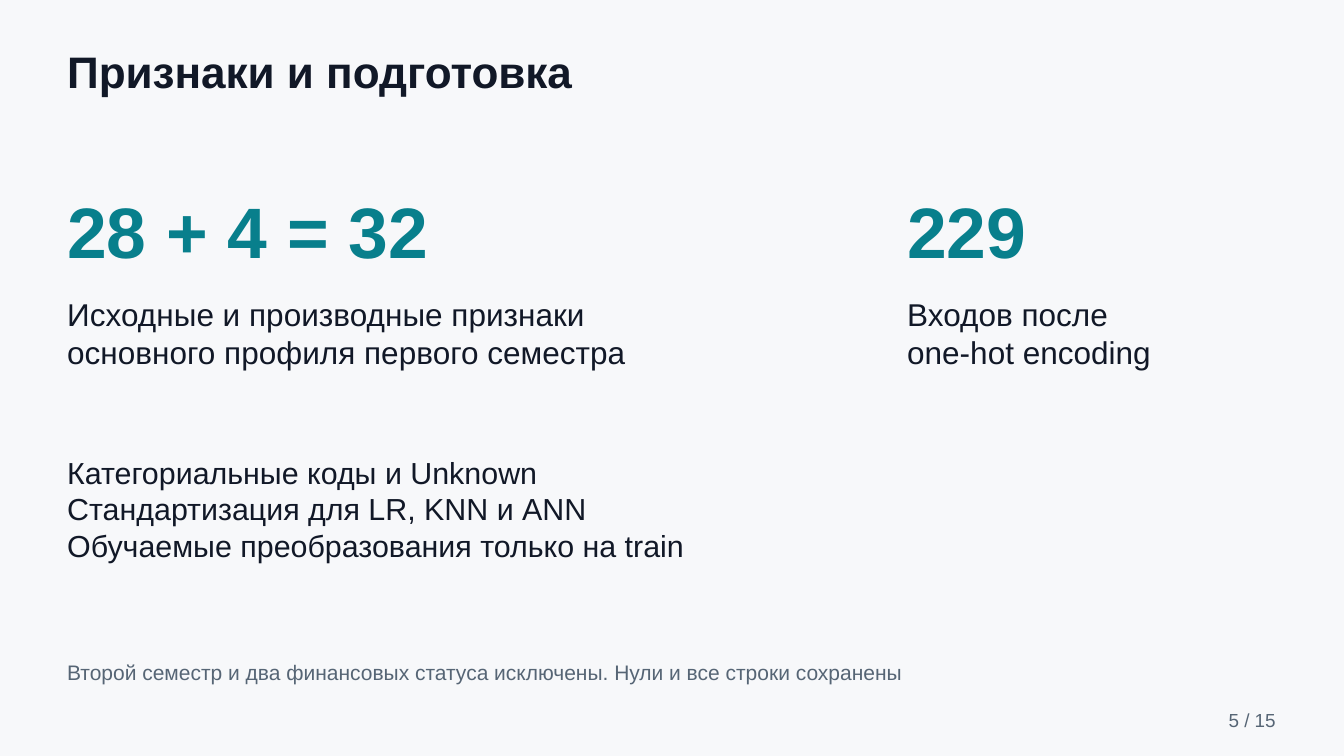
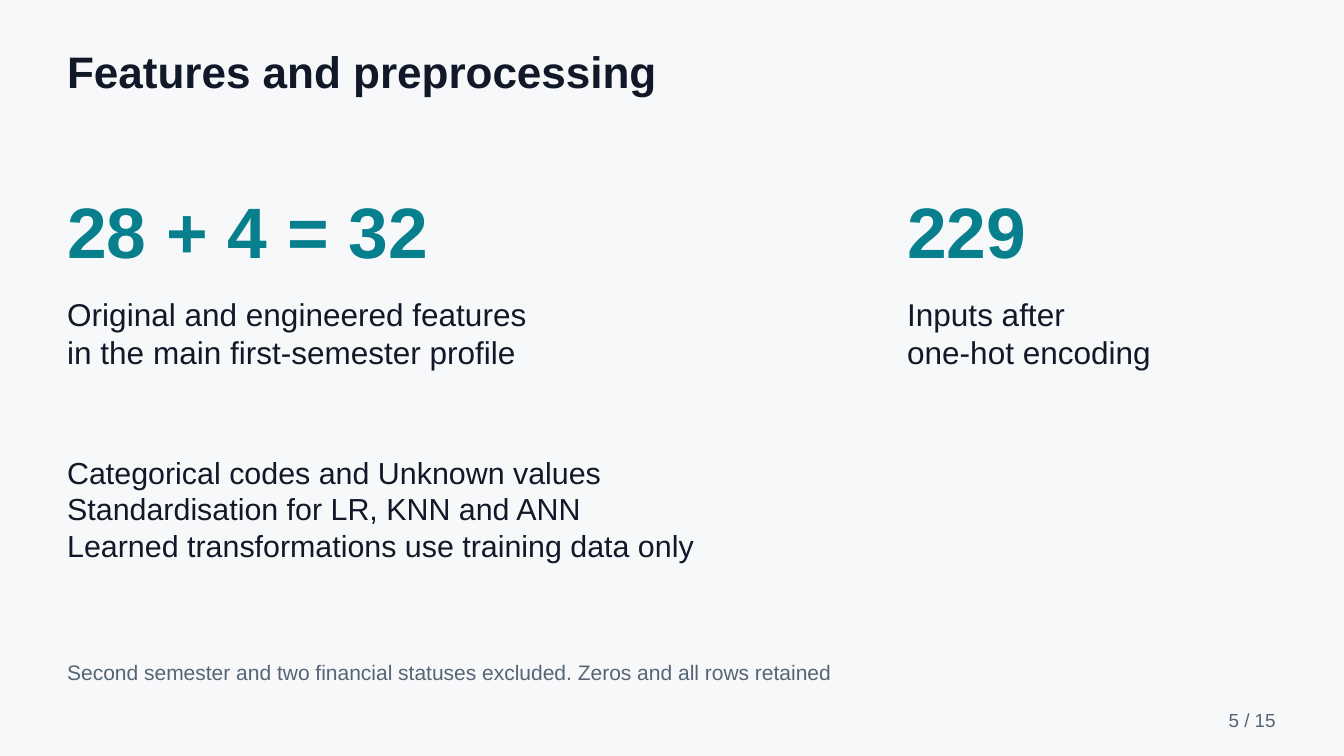
Before and after one commit to ansarchik17/machine_learning_final, a slide deck: slide 5 of output/presentation/student_outcomes_presentation.pptx. Drawn at 1344x756 pixels with LibreOffice and Linux fonts; fonts in the diff are those of the drawing. Boxes give left, top, right and bottom in pixels: in the first picture for what was removed or moved away, otherwise in the second. Text is boxed around its words. In the diff, an @@ line names an element or a change of style, - is before the commit and + after.

```diff
--- a/output/presentation/student_outcomes_presentation.pptx
+++ b/output/presentation/student_outcomes_presentation.pptx
@@ text at bbox=[67, 56, 656, 96]: text changed @@
-Признаки и подготовка
+Features and preprocessing
@@ text at bbox=[67, 303, 526, 370]: text changed @@
-Исходные и производные признаки
-основного профиля первого семестра
+Original and engineered features
+in the main first-semester profile
@@ text at bbox=[907, 303, 1065, 332]: text changed @@
-Входов после
+Inputs after
@@ text at bbox=[67, 462, 694, 563]: text changed @@
-Категориальные коды и Unknown
-Стандартизация для LR, KNN и ANN
-Обучаемые преобразования только на train
+Categorical codes and Unknown values
+Standardisation for LR, KNN and ANN
+Learned transformations use training data only
@@ text at bbox=[67, 665, 831, 680]: text changed @@
-Второй семестр и два финансовых статуса исключены. Нули и все строки сохранены
+Second semester and two financial statuses excluded. Zeros and all rows retained
```
Also in this commit, not shown: 13 other slides changed, 1 slide added, 1 slide removed, 21 other files.
